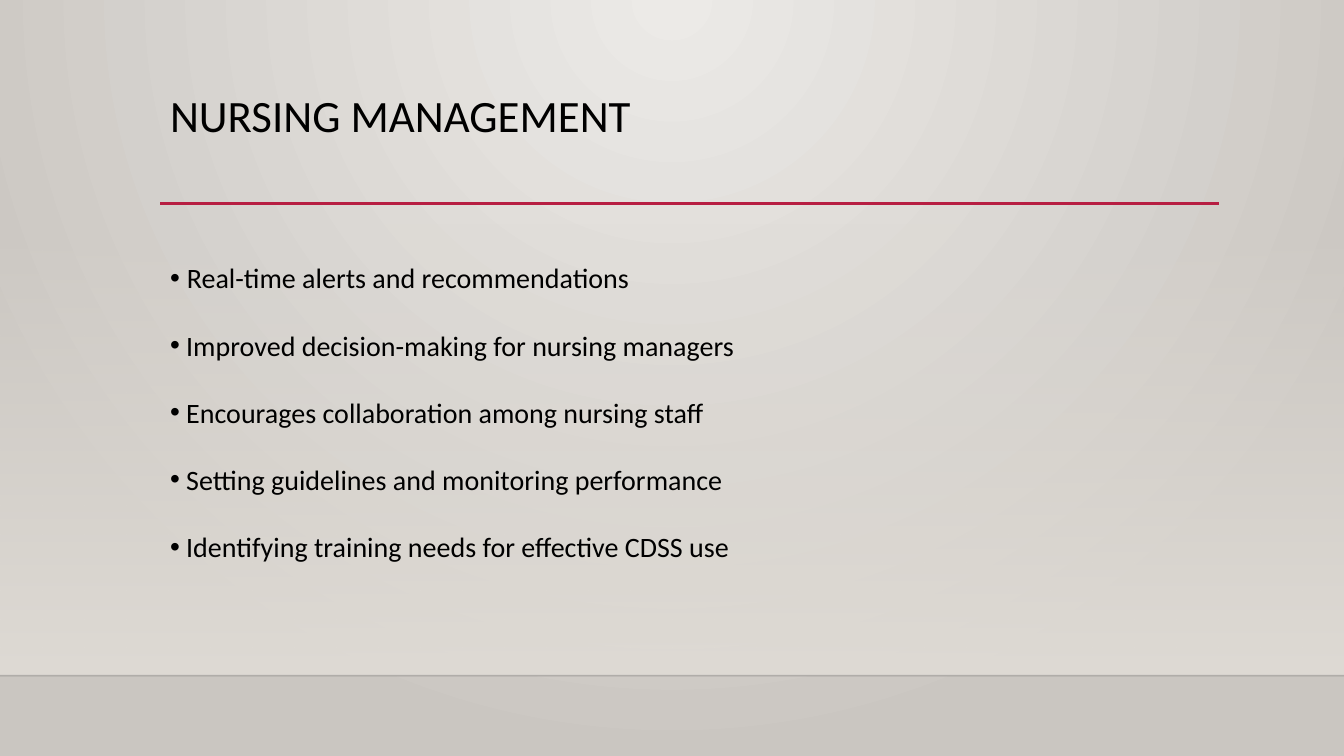
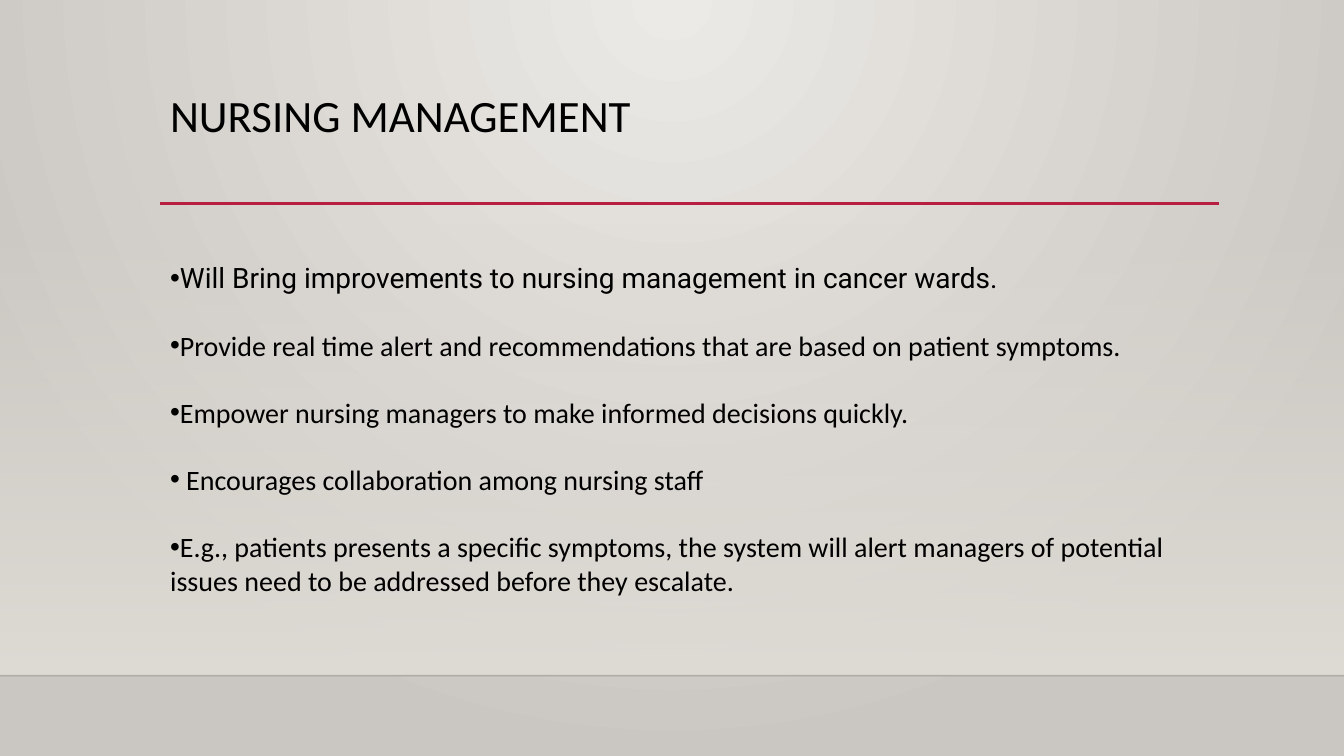
Before and after one commit to Wvrmhat/VMHC300_project, a slide deck: slide 20 of Presentation/QIP Presentation_BIT group_Updated.pptx (slide 18 before the commit). Drawn at 1344x756 pixels with LibreOffice and Linux fonts; fonts in the diff are those of the drawing; background and template pictures are left out. Boxes give left, top, right and bottom in pixels: in the first picture for what was removed or moved away, otherwise in the second. Text is boxed around its words. In the diff, an @@ line names an element or a change of style, - is before the commit and + after.

```diff
--- a/Presentation/QIP Presentation_BIT group_Updated.pptx
+++ b/Presentation/QIP Presentation_BIT group_Updated.pptx
@@ text at (x1=180, y1=267, x2=1121, y2=428): text changed @@
-• Real-time alerts and recommendations
-• Improved decision-making for nursing managers
+• Will Bring improvements to nursing management in cancer wards.
+• Provide real time alert and recommendations that are based on patient symptoms.
+• Empower nursing managers to make informed decisions quickly.
@@ text at (x1=170, y1=537, x2=1163, y2=596): text changed @@
-• Setting guidelines and monitoring performance
-• Identifying training needs for effective CDSS use
+• E.g., patients presents a specific symptoms, the system will alert managers of potential issues need to be addressed before they escalate.
```
Also in this commit, not shown: 3 other slides changed, 7 slides added, 3 slides removed.
